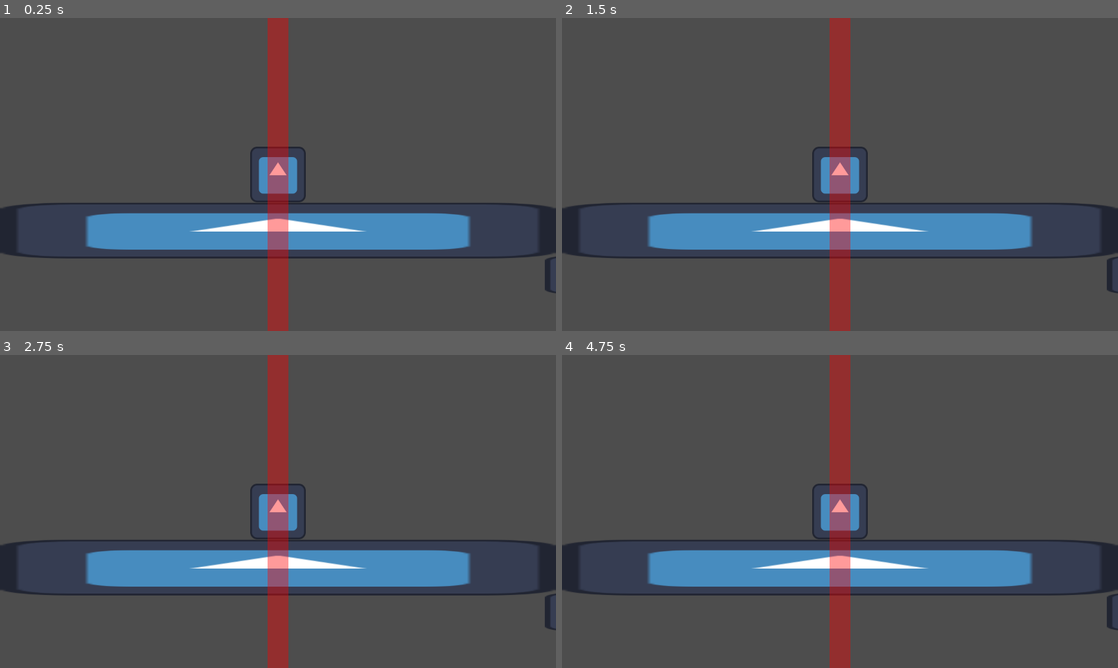
Above: before the commit, frames 1-4 (two rows, left to right).
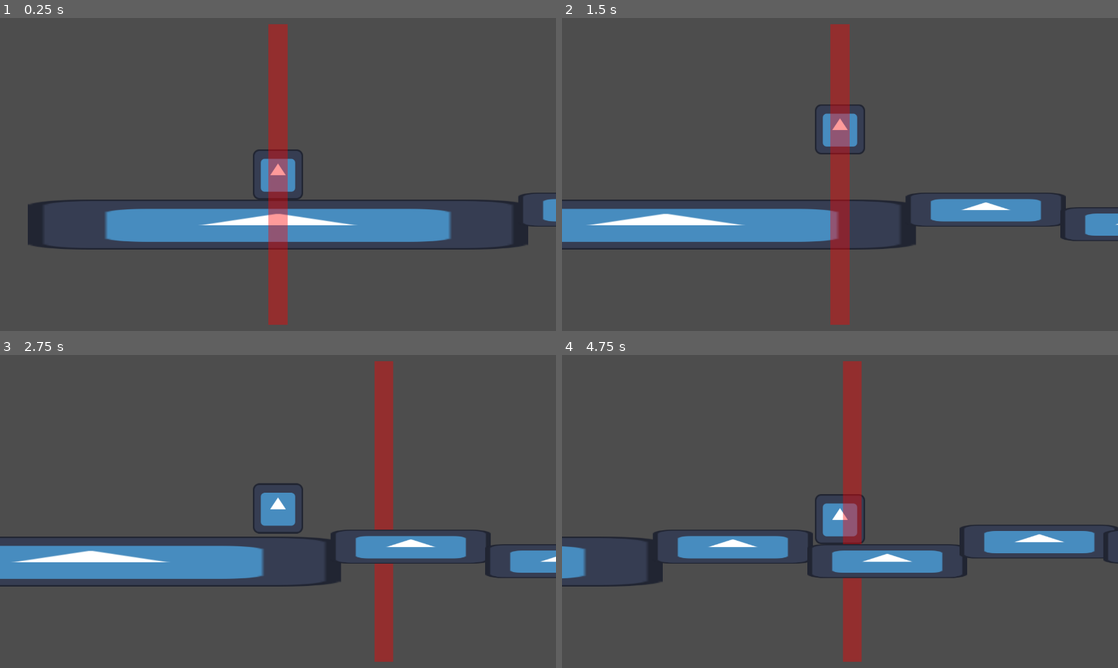
Above: after the commit, the same moments.

Repository: lucassillitoe/Steel_Jam_4_repo
Game: Godot game, scene res://Scenes/world.tscn
Two runs of this game, one before a commit and one after it. Both use one fixed random seed, a clock stepped at 60 frames per second and the inputs below. This scene is started directly instead of the project's main scene. The engine's default icon, where the game draws it, is replaced by a stand-in: a white triangle on a blue panel in a dark square.
Inputs:
- Up to frame 1 (0.25 s): no input
- Up to frame 2 (1.5 s): tap Enter (Enter playback) at 0.5 s; hold D (Right) from 0.53 s (still down); tap W (Jump) at 0.77 s
- Up to frame 3 (2.75 s): tap W (Jump) at 1.52 s; release D (Right) at 2.03 s; hold A (Left) from 2.03 s (still down)
- Up to frame 4 (4.75 s): release A (Left) at 2.78 s; hold D (Right) 2.78-4.28 s; tap W (Jump) at 3.02, 3.77, 4.52 s; hold A (Left) from 4.28 s (still down)

The runs differ from the first frame. In frame 1, 8.7% of the frame differs, in the area x 0-100%, y 0-100%; in frame 2, 13%; in frame 3, 17%; in frame 4, 16%.

Commit message:
Messed with camera stuff

Diff:
--- a/steel-jam-4/Scenes/Camera.tscn
+++ b/steel-jam-4/Scenes/Camera.tscn
@@ -1,6 +1,7 @@
 [gd_scene format=3 uid="uid://ufwv365gldxh"]
 
 [ext_resource type="Script" uid="uid://pfw624ta6ke4" path="res://Scripts/UIForPlaybackMode.gd" id="1_na4qu"]
+[ext_resource type="Script" uid="uid://cqrsktfcm6isb" path="res://Scripts/CameraMovement.gd" id="1_tsbx5"]
 [ext_resource type="FontFile" uid="uid://bc48fedfock2y" path="res://Assets/PixelPurl.ttf" id="1_yqtc1"]
 
 [sub_resource type="LabelSettings" id="LabelSettings_4hww8"]
@@ -8,8 +9,10 @@
 font_size = 50
 
 [node name="Camera" type="Node2D" unique_id=640432073]
+script = ExtResource("1_tsbx5")
 
 [node name="Camera2D" type="Camera2D" parent="." unique_id=500033909]
+zoom = Vector2(0.9, 0.9)
 
 [node name="UI" type="Control" parent="." unique_id=944508092]
 layout_mode = 3
--- a/steel-jam-4/Scenes/Player.tscn
+++ b/steel-jam-4/Scenes/Player.tscn
@@ -1,10 +1,8 @@
 [gd_scene format=3 uid="uid://8n0qk2i80rta"]
 
 [ext_resource type="Script" path="res://Scripts/PlayerMovement.gd" id="1_kpjcp"]
+[ext_resource type="Script" path="res://Scripts/PlayerInputBasic.gd" id="1_nn08x"]
 [ext_resource type="Texture2D" uid="uid://bstjl6eg77tw5" path="res://Assets/Icons/icon.svg" id="2_kne1u"]
-[ext_resource type="PackedScene" uid="uid://ufwv365gldxh" path="res://Scenes/Camera.tscn" id="3_gntrk"]
-[ext_resource type="Script" uid="uid://d0dc3jpk27em8" path="res://Scripts/ArrayInputGathering.gd" id="4_5ixxa"]
-[ext_resource type="PackedScene" uid="uid://depcrptedr4e8" path="res://Scenes/Scorer.tscn" id="5_nn08x"]
 
 [sub_resource type="SpriteFrames" id="SpriteFrames_e80uo"]
 animations = [{
@@ -28,13 +26,9 @@
 sprite_frames = SubResource("SpriteFrames_e80uo")
 
 [node name="CollisionShape2D" type="CollisionShape2D" parent="." unique_id=1669063506]
+position = Vector2(-0.5, -1)
 shape = SubResource("RectangleShape2D_cxr5p")
 
-[node name="Camera" parent="." unique_id=640432073 instance=ExtResource("3_gntrk")]
-
 [node name="Player input" type="Node" parent="." unique_id=965260646 node_paths=PackedStringArray("player")]
-script = ExtResource("4_5ixxa")
+script = ExtResource("1_nn08x")
 player = NodePath("..")
-
-[node name="Scorer" parent="." unique_id=1553671718 node_paths=PackedStringArray("player") instance=ExtResource("5_nn08x")]
-player = NodePath("..")
--- a/steel-jam-4/Scenes/Scorer.tscn
+++ b/steel-jam-4/Scenes/Scorer.tscn
@@ -2,8 +2,9 @@
 
 [ext_resource type="Script" uid="uid://cxg247wgjm5k6" path="res://Scripts/Scorer.gd" id="1_qbqup"]
 
-[node name="Scorer" type="Node2D" unique_id=1553671718]
+[node name="Scorer" type="Node2D" unique_id=1553671718 node_paths=PackedStringArray("Scorer")]
 script = ExtResource("1_qbqup")
+Scorer = NodePath(".")
 
 [node name="ColorRect" type="ColorRect" parent="." unique_id=920667146]
 offset_left = -24.0
--- a/steel-jam-4/Scenes/world.tscn
+++ b/steel-jam-4/Scenes/world.tscn
@@ -5,6 +5,8 @@
 [ext_resource type="PackedScene" uid="uid://b5txh8gsi65ks" path="res://Scenes/level_2.tscn" id="3_q2d71"]
 [ext_resource type="Texture2D" uid="uid://bstjl6eg77tw5" path="res://Assets/Icons/icon.svg" id="4_uo7di"]
 [ext_resource type="PackedScene" uid="uid://8n0qk2i80rta" path="res://Scenes/Player.tscn" id="5_kn06e"]
+[ext_resource type="PackedScene" uid="uid://ufwv365gldxh" path="res://Scenes/Camera.tscn" id="6_5ukr8"]
+[ext_resource type="PackedScene" uid="uid://depcrptedr4e8" path="res://Scenes/Scorer.tscn" id="7_o06y3"]
 
 [sub_resource type="RectangleShape2D" id="RectangleShape2D_t07qy"]
 size = Vector2(1280, 128)
@@ -28,3 +30,7 @@
 shape = SubResource("RectangleShape2D_t07qy")
 
 [node name="Player" parent="." unique_id=1786778758 instance=ExtResource("5_kn06e")]
+
+[node name="Camera" parent="." unique_id=640432073 instance=ExtResource("6_5ukr8")]
+
+[node name="Scorer" parent="." unique_id=1553671718 instance=ExtResource("7_o06y3")]
--- /dev/null
+++ b/steel-jam-4/Scripts/CameraMovement.gd
@@ -0,0 +1,11 @@
+extends Node2D
+
+# Called when the node enters the scene tree for the first time.
+func _ready() -> void:
+	pass
+
+
+# Called every frame. 'delta' is the elapsed time since the previous frame.
+func _process(delta: float) -> void:
+	position.x = GLOBAL_VARIABLES.PlayerPosition.x
+	position.y = 0
--- a/steel-jam-4/Scripts/GLOBAL_VARIABLES.gd
+++ b/steel-jam-4/Scripts/GLOBAL_VARIABLES.gd
@@ -3,3 +3,4 @@
 #The current state of input
 enum state {INPUTTING, PLAYING_BACK}
 @onready var currentState := state.INPUTTING
+@onready var PlayerPosition : Vector2
--- a/steel-jam-4/Scripts/PlayerInputBasic.gd
+++ b/steel-jam-4/Scripts/PlayerInputBasic.gd
@@ -11,6 +11,7 @@
 
 # Called every frame. 'delta' is the elapsed time since the previous frame.
 func _process(delta: float) -> void:
+	GLOBAL_VARIABLES.PlayerPosition = player.position
 	var direction := Input.get_axis("Left", "Right")
 
 	player.MoveHorizontal(direction, delta)
--- a/steel-jam-4/Scripts/Scorer.gd
+++ b/steel-jam-4/Scripts/Scorer.gd
@@ -1,7 +1,8 @@
 extends Node
 
-@export var player: CharacterBody2D
 @onready var score = 0
+@export var Scorer: Node2D
+
 
 
 # Called when the node enters the scene tree for the first time.
@@ -11,4 +12,7 @@
 
 # Called every frame. 'delta' is the elapsed time since the previous frame.
 func _process(delta: float) -> void:
-	var playerPosition = player.position
+	var playerPosition = GLOBAL_VARIABLES.PlayerPosition.x
+	if playerPosition > Scorer.position.x:
+		Scorer.position.x = playerPosition
+	Scorer.position.y = 0
--- a/steel-jam-4/Scripts/world.gd
+++ b/steel-jam-4/Scripts/world.gd
@@ -12,7 +12,7 @@
 
 const ChunkSize:= Vector2(1280, 720)
 
-var NextSpawnPosition: Vector2 = Vector2(640, -360)
+var NextSpawnPosition: Vector2 = Vector2(640, -500)
 
 # Called when the node enters the scene tree for the first time.
 func _ready() -> void:
--- a/steel-jam-4/project.godot
+++ b/steel-jam-4/project.godot
@@ -11,7 +11,7 @@
 [application]
 
 config/name="Steel_jam_4"
-run/main_scene="uid://bkuljb8ttmm4u"
+run/main_scene="uid://se2jahtxp35i"
 config/features=PackedStringArray("4.7", "Forward Plus")
 config/icon="res://Assets/Icons/icon.svg"
 
Not shown, added: steel-jam-4/Scripts/CameraMovement.gd.uid
Not shown, added: steel-jam-4/Scenes/.DS_Store
